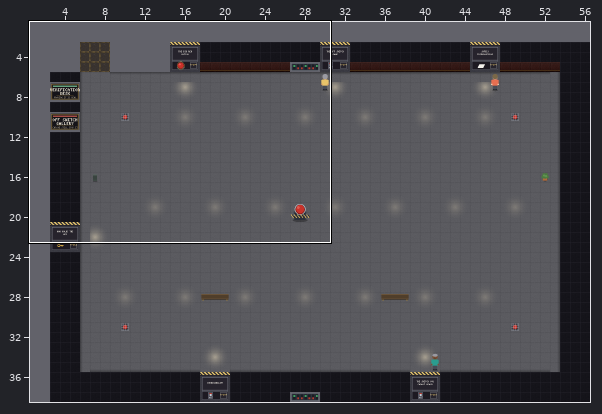
An edit to a level. Tiled map (JSON), maps/offswitch.tmj. The picture above shows the old version from afar; the outline marks the close-up.
Close-up. Before the commit:
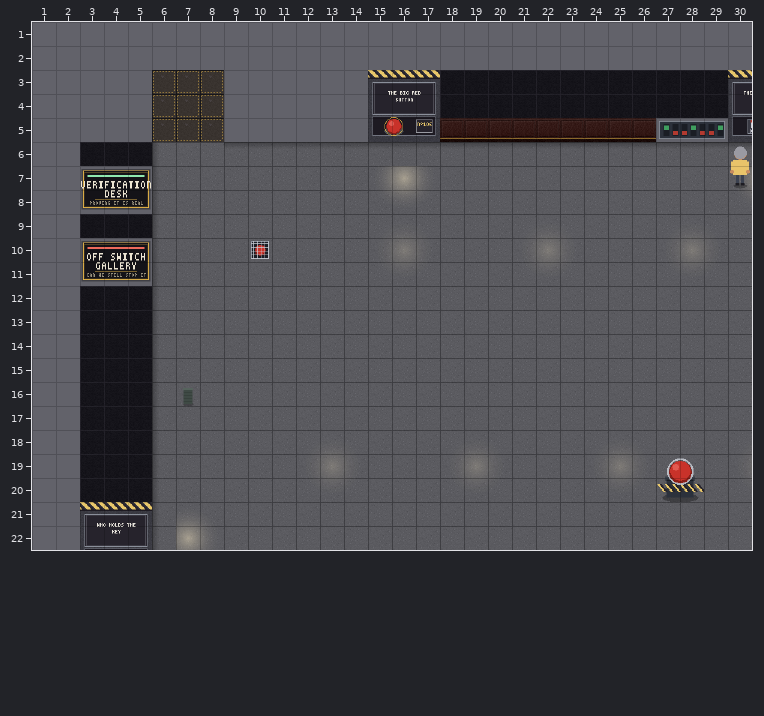
Cells are 32x32 px. Shown: x 1..30, y 1..22.
The result:
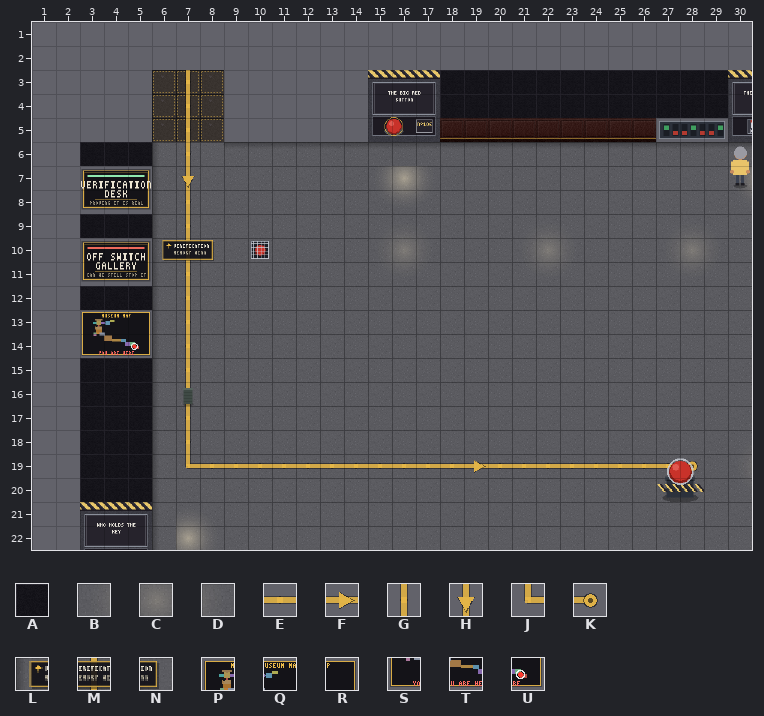
Key: from "Chunk 1": A 5, B 20, C 21, D 22, E 107, F 108, G 109, H 110, J 111, K 112, L 116, M 117, N 118, P 122, Q 123, R 124, S 125, T 126, U 127.
_ is an empty cell.
Tiles replaced or removed in this view: A, B, C, D.
Tiles of an added or newly shown layer are drawn over the layers below it.
See-through tiles are keyed as they look on the map.
Diff:
Changed rows in their new state; . is an unchanged cell.
Layer "decor":
first column x 12:
19 ___...___...___
Layer "wayfinding" (added):
first column x 7:
 3 G.....................
 4 G.....................
 5 G.....................
 6 G.....................
 7 H.....................
 8 G.....................
 9 G.....................
10 G.....................
11 G.....................
12 G.....................
13 G.....................
14 G.....................
15 G.....................
16 G.....................
17 G.....................
18 G.....................
19 JEEEEEEEEEEEFEEEEEEEEK
Layer "signage" (added):
first column x 6:
10 LMN
Layer "walls":
first column x 3:
13 PQR
14 STU
Pixel boxes of the changes (left, top, right, bottom) in both close-ups:
changed: (162, 70, 698, 478)
changed: (80, 310, 152, 358)
